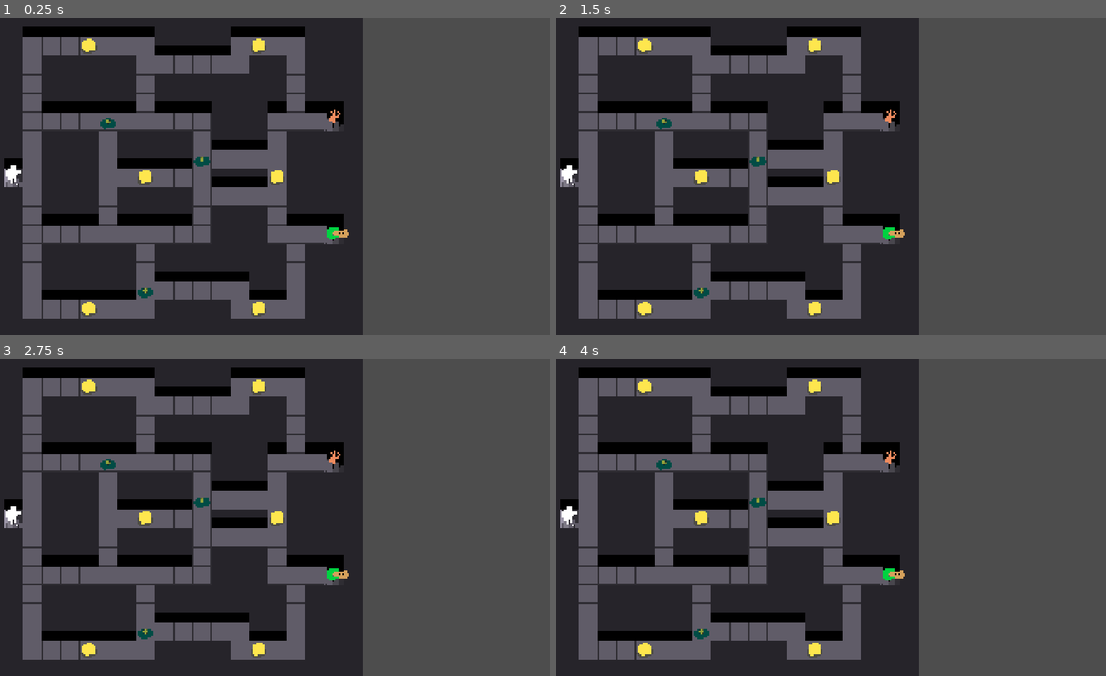
Above: before the commit, frames 1-4 (two rows, left to right).
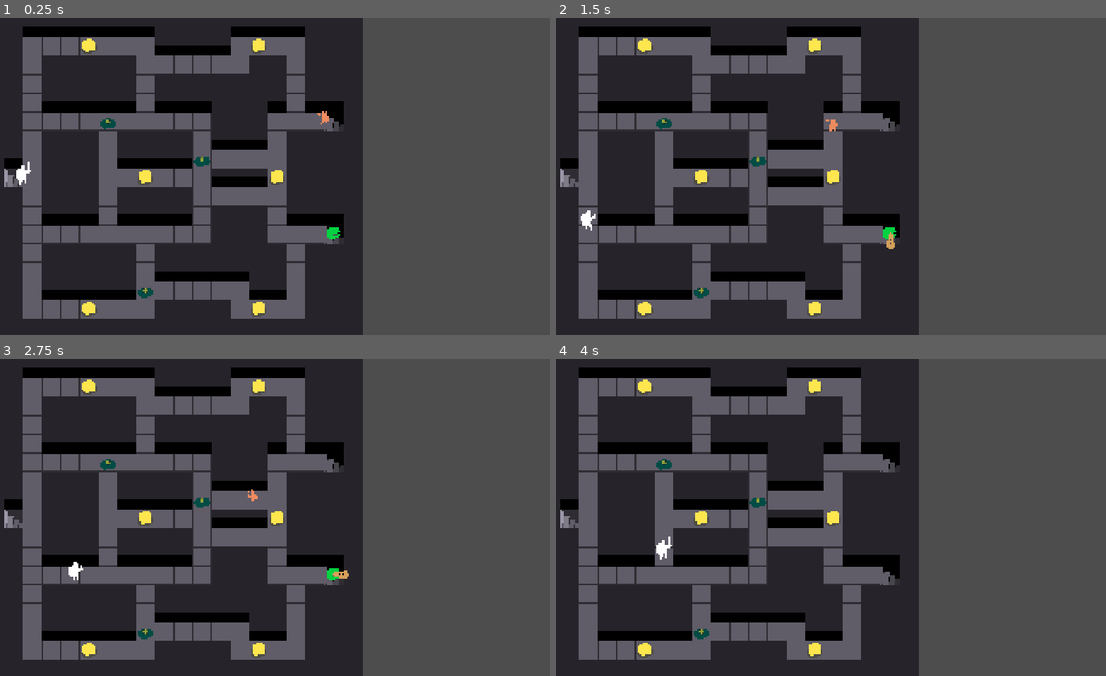
Above: after the commit, the same moments.

Repository: NunoDasNeves/igc-jam-godot-template
Game: Godot game, scene res://main.tscn
Two runs of this game, one before a commit and one after it. Both use one fixed random seed, a clock stepped at 60 frames per second and the inputs below.
Inputs:
- Up to frame 1 (0.25 s): no input
- Up to frame 2 (1.5 s): tap Enter at 0.5 s; hold D (Right) 0.53-1.28 s; tap Z (Attack) at 0.6, 1.35 s; hold S (Down) from 1.28 s (still down)
- Up to frame 3 (2.75 s): release S (Down) at 2.03 s; hold D (Right) from 2.03 s (still down); tap X (Interact) at 2.1 s; tap Z (Attack) at 2.3 s
- Up to frame 4 (4 s): release D (Right) at 2.78 s; hold W (Up) 2.78-3.53 s; tap K at 2.85 s; tap Z (Attack) at 3.05, 3.6 s; hold A (Left) from 3.53 s (still down)

The runs differ from the first frame. In frame 1, 0.3% of the frame differs, in the area x 1-64%, y 28-70%; in frame 2, 0.4%, in the area x 1-64%, y 28-73%; in frame 3, 0.2%; in frame 4, 0.3%.
Error before the commit: Parse Error: Identifier "status_sight" not declared in the current scope. (res://entities/entity_class.gd:30)

Commit message:
fix bad reference to sight_orb in entity, and make timer oneshot

Diff:
--- a/entities/entity_class.gd
+++ b/entities/entity_class.gd
@@ -2,9 +2,6 @@
 
 @export var collectible: bool = false
 @export var player_controlled: bool = false
-
-
-
 
 signal interacted
 signal attacked
@@ -27,8 +24,6 @@
 
 	if Input.is_action_just_pressed("Attack"):
 		attacked.emit()
-		print(status_sight)
-
 
 func assign_player_is_controlled() -> void:
 	if player_controlled == false:
--- a/entities/mimic/mimic.tscn
+++ b/entities/mimic/mimic.tscn
@@ -15,9 +15,6 @@
 motion_mode = 1
 platform_on_leave = 2
 script = ExtResource("1_71vme")
-status_sight = null
-collectible = null
-player_controlled = null
 
 [node name="CollisionShape2D" type="CollisionShape2D" parent="."]
 shape = SubResource("CircleShape2D_kleto")
@@ -67,5 +64,7 @@
 script = ExtResource("3_mb4gf")
 
 [node name="Timer" type="Timer" parent="."]
+wait_time = 5.0
+one_shot = true
 
 [connection signal="timeout" from="Timer" to="." method="_on_timer_timeout"]
--- a/entities/mimic/mimic_class.gd
+++ b/entities/mimic/mimic_class.gd
@@ -131,11 +131,8 @@
 			input_dir = Vector2.ZERO
 
 @export var status_sight:bool = false
+
 func set_status_sight(new_value: bool) -> void:
-	if new_value == status_sight:
-		push_error("Attempted to set status_sight to the same value: %s" % status_sight)
-		return
-
 	status_sight = new_value
 
 func _on_timer_timeout() -> void:
